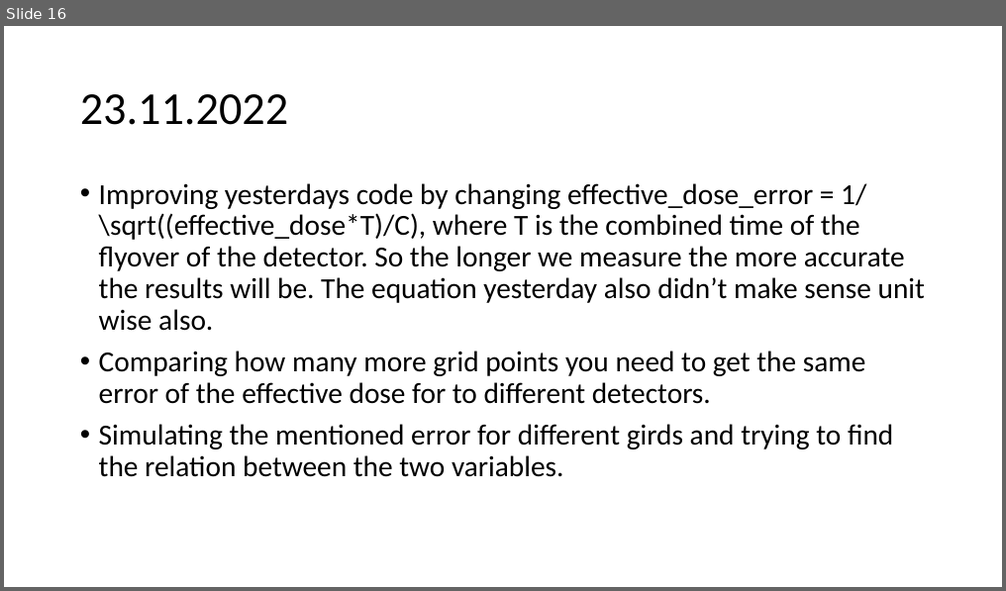
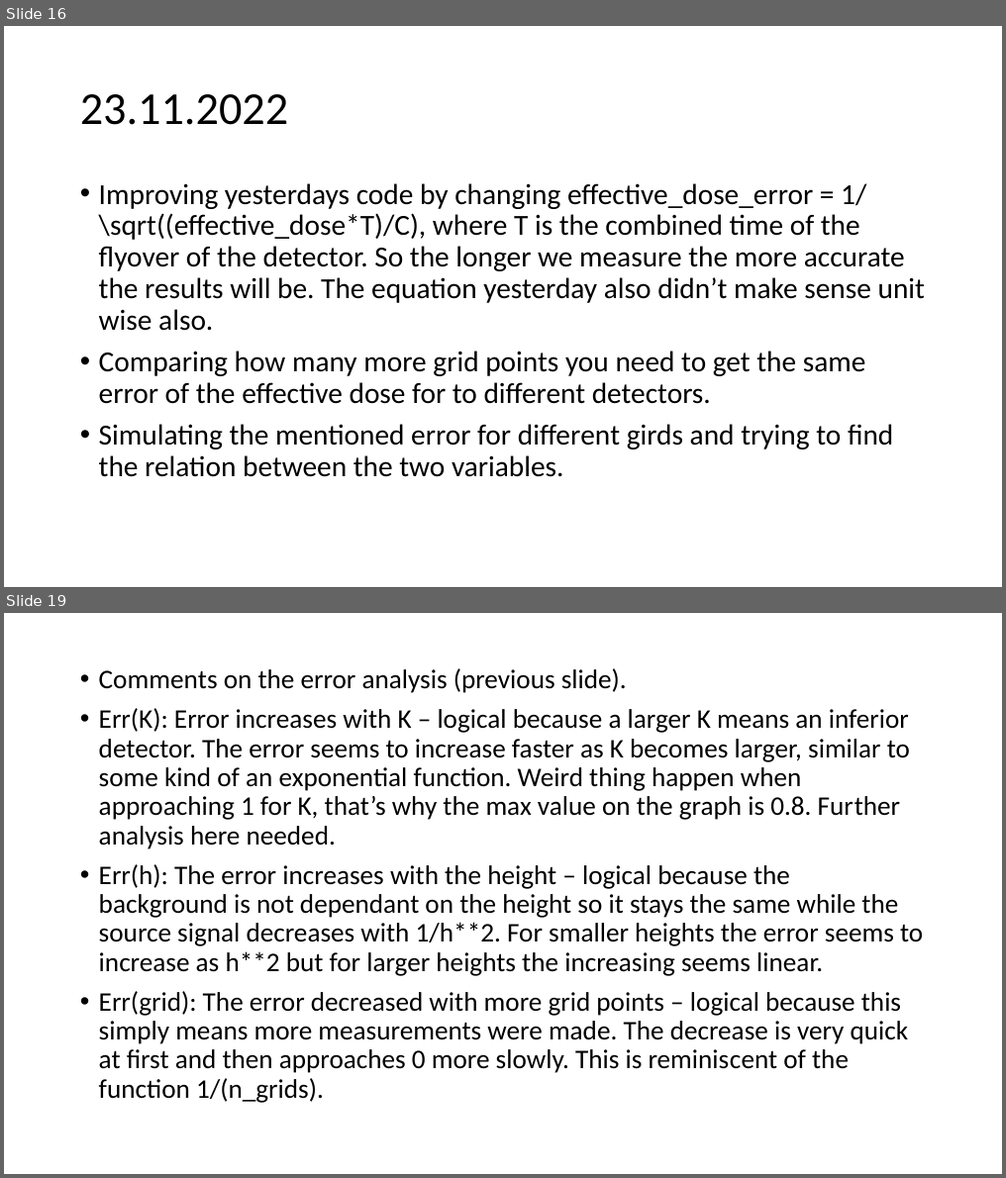
Before and after one commit to urhtrinko/DroneRadioactivity_student_job, a slide deck: reports/work_diary.pptx. Shown one above the other, each under a label of ours: slide 16 before the commit, slides 16 and 19 after it; the slides between them are not shown. The pictures are 1006x591 and 1006x1178 pixels, drawn with LibreOffice and Linux fonts; fonts in the diff are those of the drawing. Boxes give left, top, right and bottom in pixels: in the first picture for what was removed or moved away, otherwise in the second. Text is boxed around its words. In the diff, an @@ line names an element or a change of style, - is before the commit and + after.

```diff
--- a/reports/work_diary.pptx
+++ b/reports/work_diary.pptx
@@ slide 19 added at box(4, 613, 1002, 1174), background #FFFFFF @@
@@ text added at box(99, 668, 923, 1103), 25.9 pt, text #000000 @@
+• Comments on the error analysis (previous slide).
+• Err(K): Error increases with K – logical because a larger K means an inferior detector. The error seems to increase faster as K becomes larger, similar to some kind of an exponential function. Weird thing happen when approaching 1 for K, that’s why the max value on the graph is 0.8. Further analysis here needed.
+• Err(h): The error increases with the height – logical because the background is not dependant on the height so it stays the same while the source signal decreases with 1/h**2. For smaller heights the error seems to increase as h**2 but for larger heights the increasing seems linear.
+• Err(grid): The error decreased with more grid points – logical because this simply means more measurements were made. The decrease is very quick at first and then approaches 0 more slowly. This is reminiscent of the function 1/(n_grids).
```
Also in this commit, not shown: 2 slides changed.
